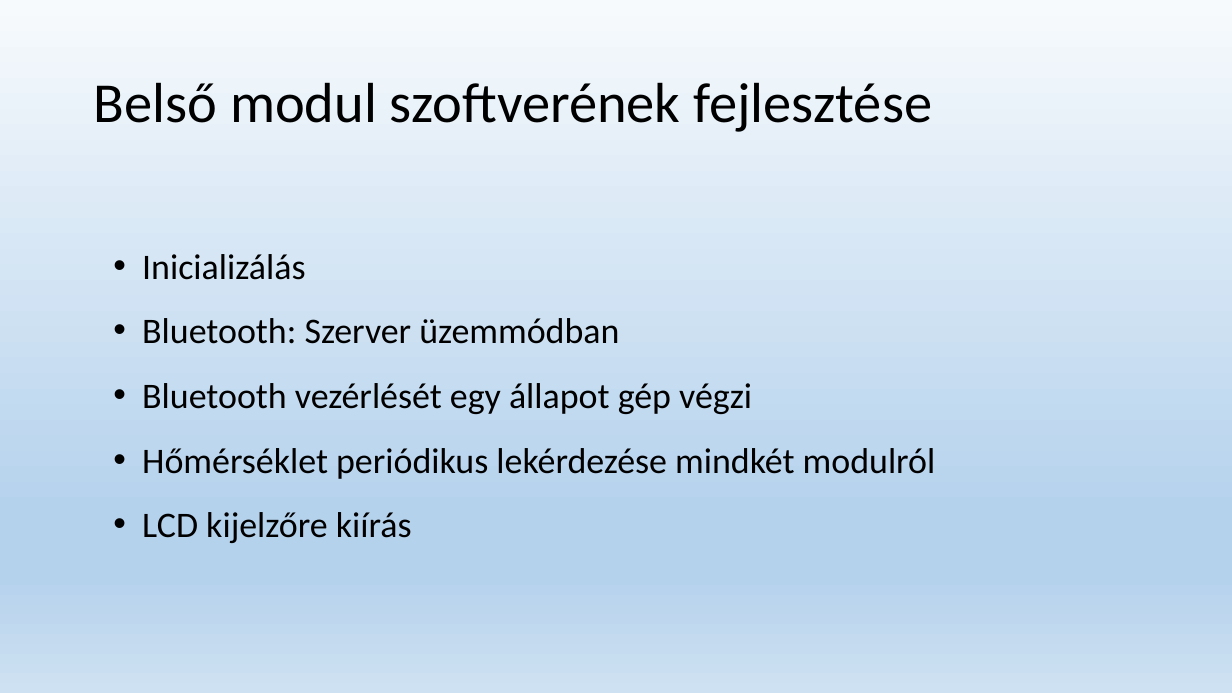
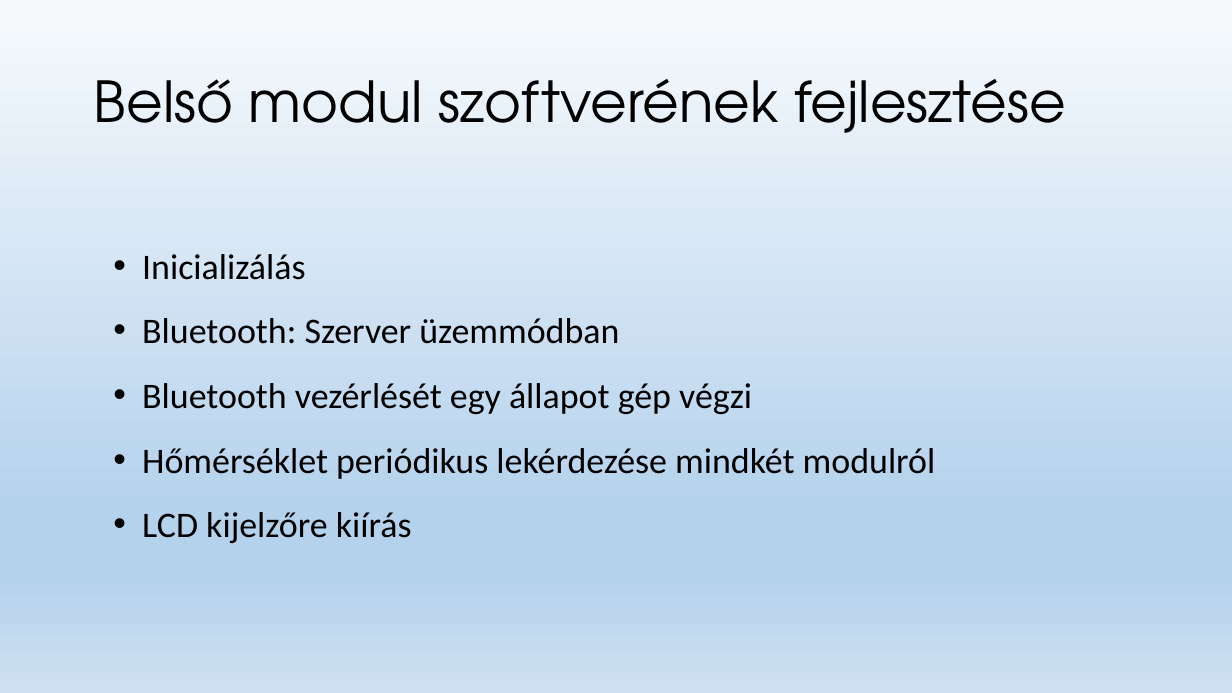
Before and after one commit to foltanyi/modularis_homero, a slide deck: slide 6 of Moduláris digitalis hőmérő fejlesztése.pptx. Drawn at 1232x693 pixels with LibreOffice and Linux fonts; fonts in the diff are those of the drawing. Boxes give left, top, right and bottom in pixels: in the first picture for what was removed or moved away, otherwise in the second. Text is boxed around its words. In the diff, an @@ line names an element or a change of style, - is before the commit and + after.

```diff
--- a/Moduláris digitalis hőmérő fejlesztése.pptx
+++ b/Moduláris digitalis hőmérő fejlesztése.pptx
@@ title "Belső modul szoftverének fejlesztése" at (x1=94, y1=79, x2=1066, y2=133): font Calibri to TeX Gyre Adventor @@
```
Also in this commit, not shown: 2 other slides changed, 1 slide added, 1 slide removed.
